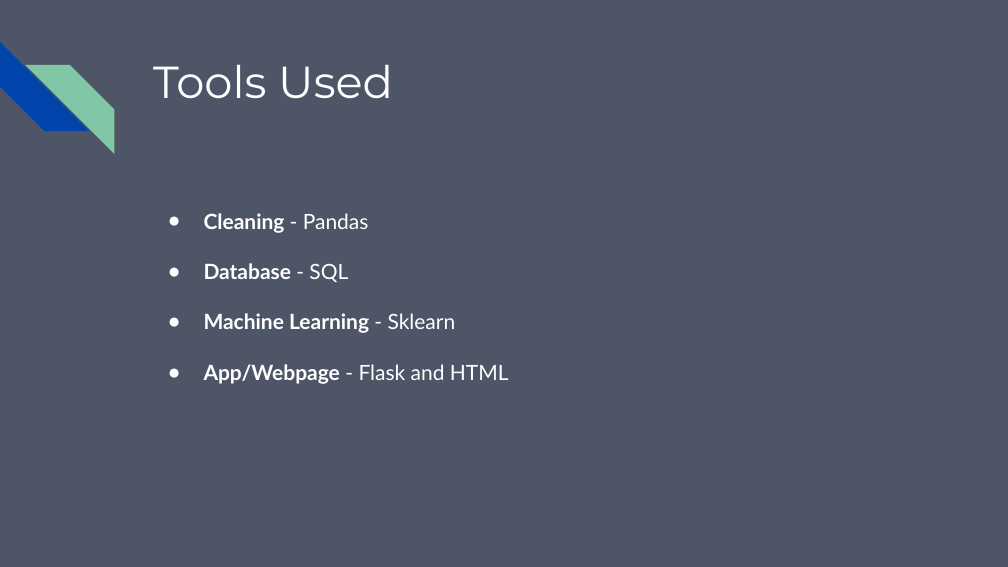
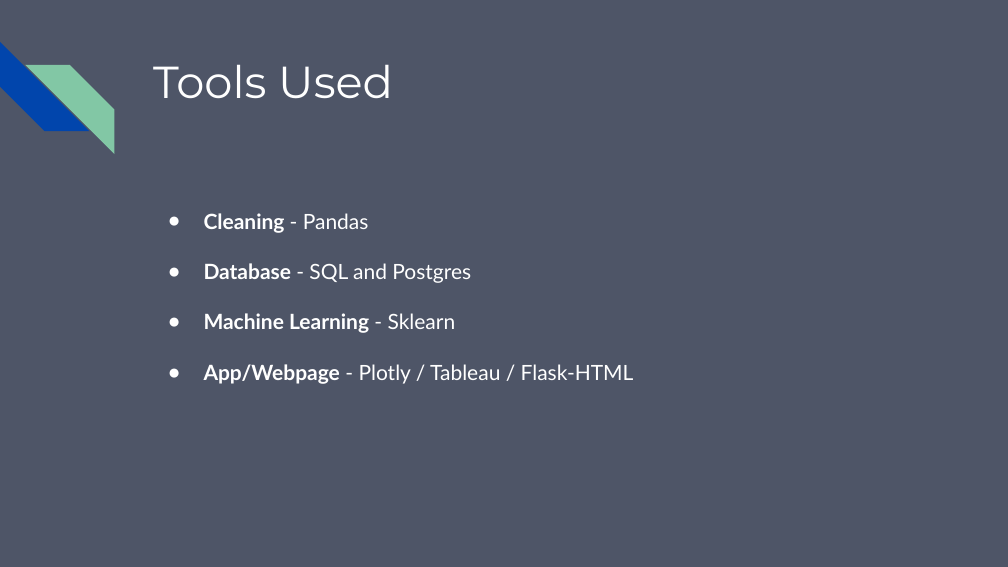
Before and after one commit to jwcomp4/air_b_b_rental, a slide deck: slide 3 of Airbnb Predictor.pptx. Drawn at 1008x567 pixels with LibreOffice and Linux fonts; fonts in the diff are those of the drawing. Boxes give left, top, right and bottom in pixels: in the first picture for what was removed or moved away, otherwise in the second. Text is boxed around its words. In the diff, an @@ line names an element or a change of style, - is before the commit and + after.

Commit message:
Changed file structure for HTML, updated funtionality, workable status

```diff
--- a/Airbnb Predictor.pptx
+++ b/Airbnb Predictor.pptx
@@ text at (x1=204, y1=263, x2=471, y2=283): text changed; bold off @@
-● Database - SQL
+● Database - SQL and Postgres
@@ text at (x1=204, y1=364, x2=634, y2=384): text changed @@
-● App/Webpage - Flask and HTML
+● App/Webpage - Plotly / Tableau / Flask-HTML
```
Also in this commit, not shown: 3 other slides changed, 3 slides added, 5 other files.
